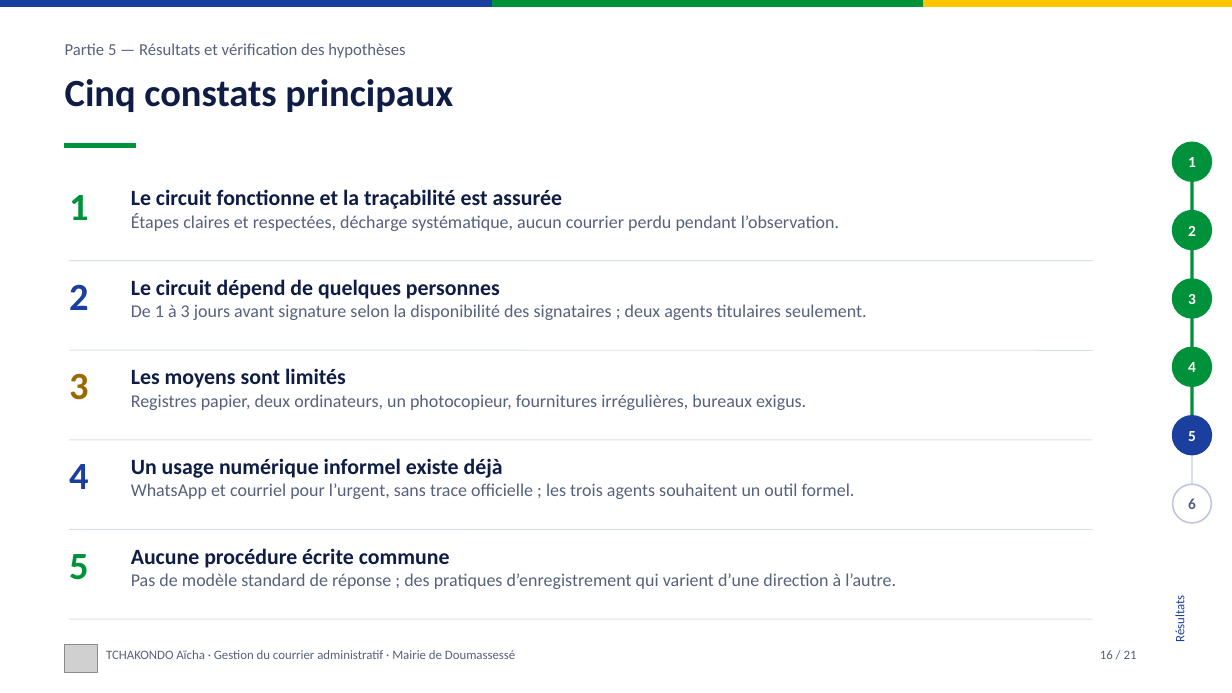
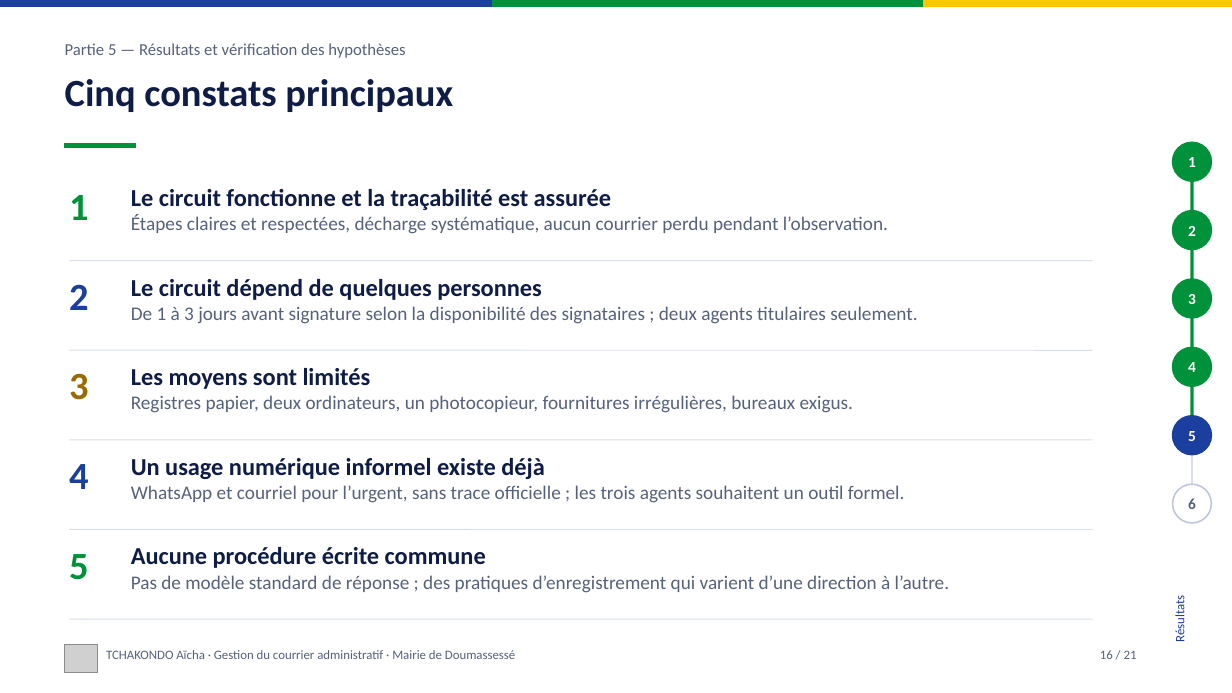
Before and after one commit to LUC-cmd/site-soutenance-aicha, a slide deck: slide 16 of docs/Presentation_soutenance_TCHAKONDO_Aicha.pptx. Drawn at 1232x693 pixels with LibreOffice and Linux fonts; fonts in the diff are those of the drawing; grey boxes stand for pictures. Boxes give left, top, right and bottom in pixels: in the first picture for what was removed or moved away, otherwise in the second. Text is boxed around its words. In the diff, an @@ line names an element or a change of style, - is before the commit and + after.

```diff
--- a/docs/Presentation_soutenance_TCHAKONDO_Aicha.pptx
+++ b/docs/Presentation_soutenance_TCHAKONDO_Aicha.pptx
@@ text "Le circuit fonctionne et la ..." at box(131, 189, 888, 234): size 17 to 19 pt in "Le circuit fonctionne et la traçabilité est ..."; size 14 to 15 pt in "Étapes claires et respectées, décharge systématique, aucun ..." @@
@@ text "Le circuit dépend de quelques ..." at box(131, 279, 917, 324): size 17 to 19 pt in "Le circuit dépend de quelques personnes"; size 14 to 15 pt in "De 1 à 3 jours avant signature ..." @@
@@ text "Les moyens sont limités" at box(131, 368, 854, 413): size 17 to 19 pt in "Les moyens sont limités"; size 14 to 15 pt in "Registres papier, deux ordinateurs, un photocopieur, fournit ..." @@
@@ text "Un usage numérique informel existe ..." at box(131, 458, 905, 503): size 17 to 19 pt in "Un usage numérique informel existe déjà"; size 14 to 15 pt in "WhatsApp et courriel pour l’urgent, sans trace ..." @@
@@ text "Aucune procédure écrite commune" at box(131, 547, 949, 593): size 17 to 19 pt in "Aucune procédure écrite commune"; size 14 to 15 pt in "Pas de modèle standard de réponse ; ..." @@
```
Also in this commit, not shown: 13 other slides changed, 2 slides removed, 1 other file.
